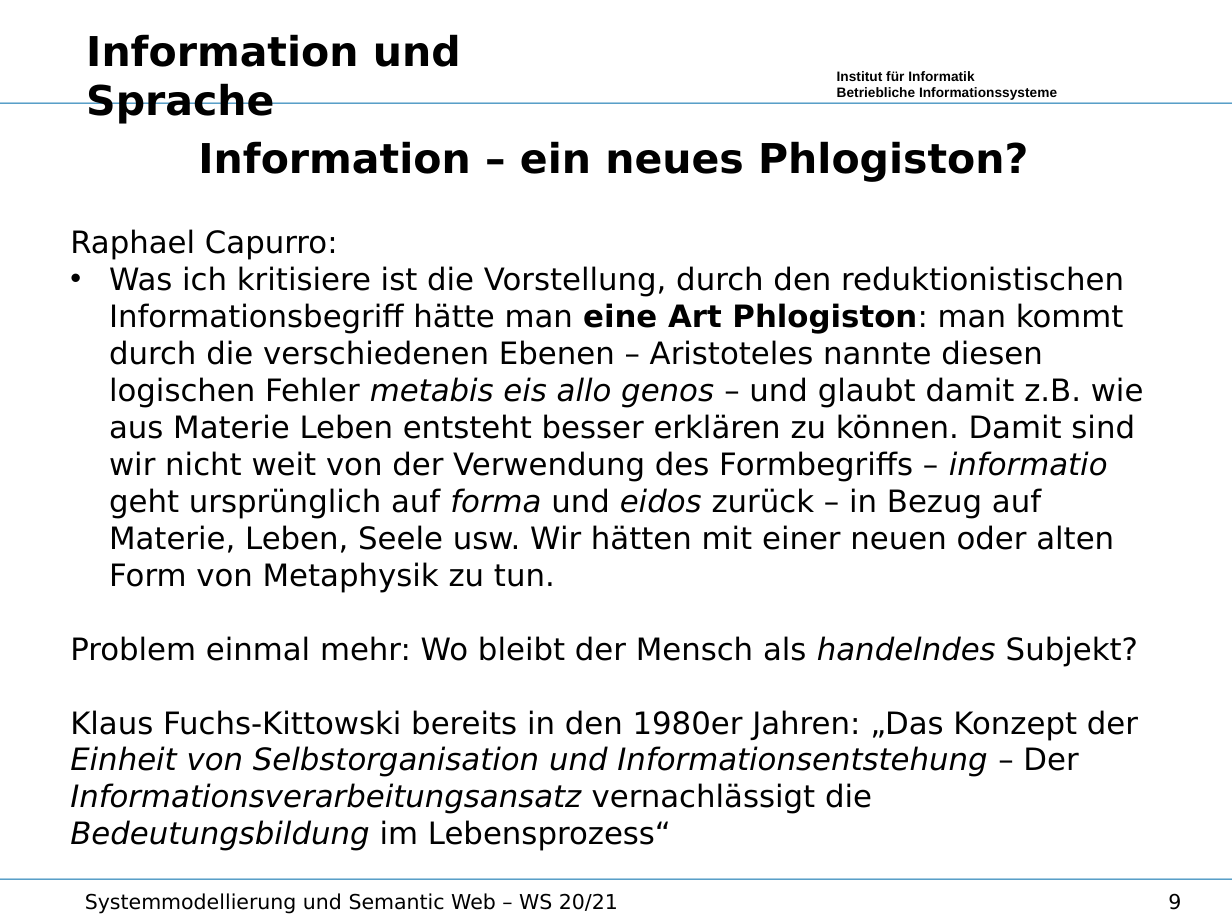
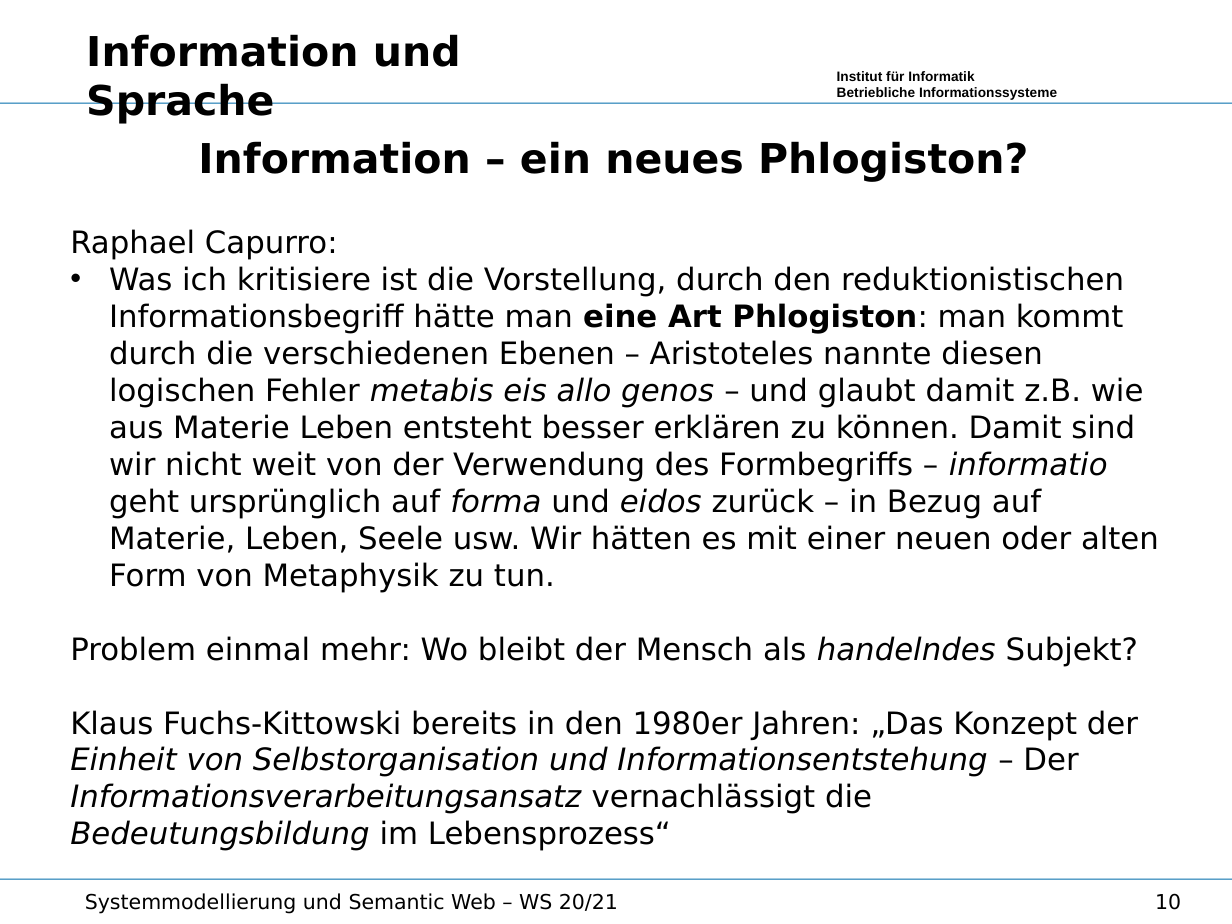
Before and after one commit to wumm-project/Leipzig-Seminar, a slide deck: slide 10 of Wintersemester-2020/Vorlesung/Storytelling.odp (slide 9 before the commit). Drawn at 1232x924 pixels with LibreOffice and Linux fonts; fonts in the diff are those of the drawing; background and template pictures are left out. Boxes give left, top, right and bottom in pixels: in the first picture for what was removed or moved away, otherwise in the second. Text is boxed around its words. In the diff, an @@ line names an element or a change of style, - is before the commit and + after.

```diff
--- a/Wintersemester-2020/Vorlesung/Storytelling.odp
+++ b/Wintersemester-2020/Vorlesung/Storytelling.odp
@@ text at (x1=109, y1=266, x2=1159, y2=593): text changed @@
-• Was ich kritisiere ist die Vorstellung, durch den reduktionistischen Informationsbegriff hätte man eine Art Phlogiston: man kommt durch die verschiedenen Ebenen – Aristoteles nannte diesen logischen Fehler metabis eis allo genos – und glaubt damit z.B. wie aus Materie Leben entsteht besser erklären zu können. Damit sind wir nicht weit von der Verwendung des Formbegriffs – informatio geht ursprünglich auf forma und eidos zurück – in Bezug auf Materie, Leben, Seele usw. Wir hätten mit einer neuen oder alten Form von Metaphysik zu tun.
+• Was ich kritisiere ist die Vorstellung, durch den reduktionistischen Informationsbegriff hätte man eine Art Phlogiston: man kommt durch die verschiedenen Ebenen – Aristoteles nannte diesen logischen Fehler metabis eis allo genos – und glaubt damit z.B. wie aus Materie Leben entsteht besser erklären zu können. Damit sind wir nicht weit von der Verwendung des Formbegriffs – informatio geht ursprünglich auf forma und eidos zurück – in Bezug auf Materie, Leben, Seele usw. Wir hätten es mit einer neuen oder alten Form von Metaphysik zu tun.
@@ page number at (x1=1155, y1=893, x2=1181, y2=910): text changed @@
-9
+10
```
Also in this commit, not shown: 5 other slides changed, 1 slide added, 21 slides removed, 6 other files.
